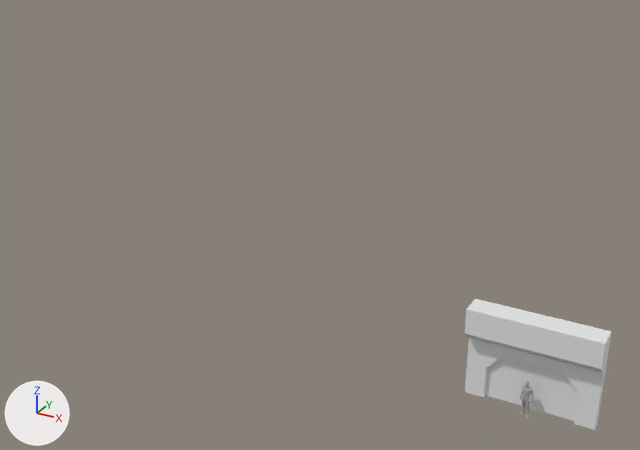
The Blender file Scene/ModularPieces.blend, before and after one commit.
Both versions are drawn from a 50 mm lens placed at (8.4, -36.3, 25.2), pointed at (-12.5, 1.5, 6.3). Every picture has the same lights, and +X, +Y and +Z are marked at lower left.

In view in the first picture: 'Door', 'ScaleRef'.
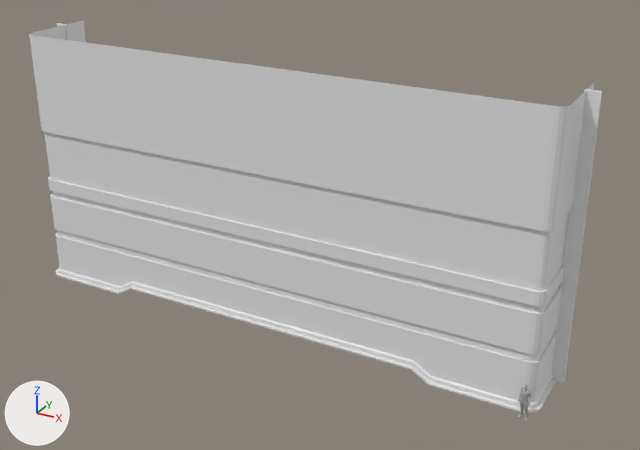
Commit message: Blockout main window

Where the change shows, as pixel boxes [x1, y1, x2, y2] in the pictures (640 x 450 px):
'Main_Window', added: after [29, 21, 602, 413]
'Door', hidden: before [465, 299, 611, 430]
'ScaleRef', moved: before [520, 381, 534, 418]; after [518, 384, 532, 421]

What the commit changed:
Mesh me_plane is new.
It has 304 vertices, 267 faces and spans x -10.3..0.3, y 0.0..15.0, z -4.2..0.8.
Object 'ScaleRef' (ob_scaleref) moves from (-0.03, -0.93, 0.0) to (-0.03, -1.21, 0.0).
Object 'Door' (ob_door) is now hidden.
Object 'Main_Window' (ob_main_window) is new; it shows me_plane.
Its location is (0.0, 0.0, 0.0).
Its rotation in degrees is (90, 0, 0).
Its scale is (3.0, 1.0, 1.0).
